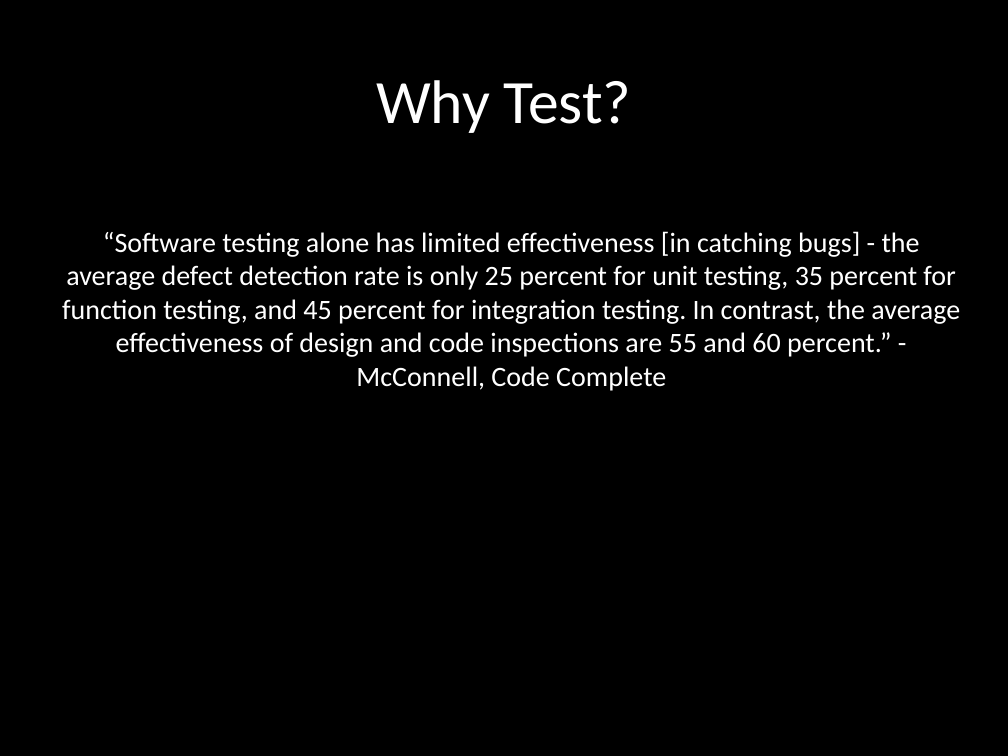
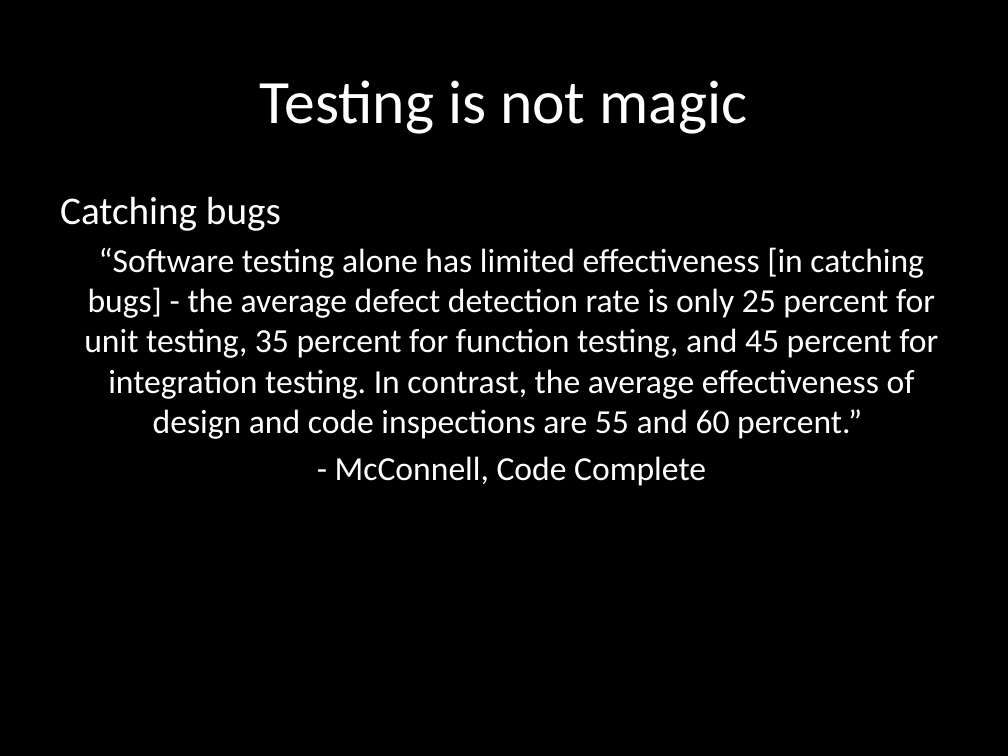
Before and after one commit to eliasjames/training-sqa, a slide deck: slide 8 of slides/TDD Day 1.pptx (slide 6 before the commit). Drawn at 1008x756 pixels with LibreOffice and Linux fonts; fonts in the diff are those of the drawing. Boxes give left, top, right and bottom in pixels: in the first picture for what was removed or moved away, otherwise in the second. Text is boxed around its words. In the diff, an @@ line names an element or a change of style, - is before the commit and + after.

```diff
--- a/slides/TDD Day 1.pptx
+++ b/slides/TDD Day 1.pptx
@@ title at bbox=[260, 80, 747, 134]: text changed @@
-Why Test?
+Testing is not magic
@@ subtitle at bbox=[60, 196, 938, 486]: text changed; size 20 to 24 pt @@
-“Software testing alone has limited effectiveness [in catching bugs] - the average defect detection rate is only 25 percent for unit testing, 35 percent for function testing, and 45 percent for integration testing. In contrast, the average effectiveness of design and code inspections are 55 and 60 percent.” - McConnell, Code Complete
+Catching bugs
+“Software testing alone has limited effectiveness [in catching bugs] - the average defect detection rate is only 25 percent for unit testing, 35 percent for function testing, and 45 percent for integration testing. In contrast, the average effectiveness of design and code inspections are 55 and 60 percent.”
+- McConnell, Code Complete
```
Also in this commit, not shown: 6 other slides changed, 21 slides added, 17 slides removed.
